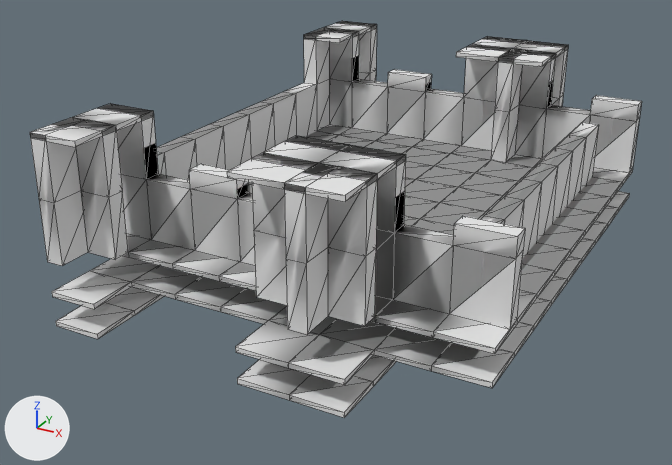
What one commit did to the OBJ model map0_felucca/britain/building_035_1672_1766/model_base.obj.
Camera for both pictures: a camera (50 mm lens) standing at (7.71, -16.16, 8.33) and looking at (-0.68, -0.9, 0.7). Lighting does not change. The marker at lower left points along +X, +Y and +Z. The older version comes first. Mesh edges are drawn as thin lines. Where no turn or scale is listed for an object, it has been applied to the vertices. Vertices at exactly the same position are counted once.

Objects in the first picture: 'BuildingMesh'.
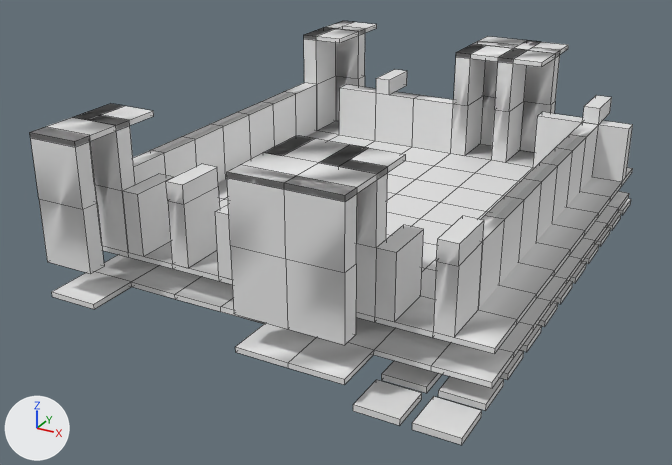
Diff of the bpy script that builds the scene:
```diff
--- a/map0_felucca/britain/building_035_1672_1766/model_base.obj.py
+++ b/map0_felucca/britain/building_035_1672_1766/model_base.obj.py
@@ me_buildingmesh @@
-me_buildingmesh.from_pydata(...)  # 690 vertices, 2736 faces; spans x -4.0..4.0, y -5.5..5.5, z -0.1..3.6
-me_buildingmesh.materials.append(mat_building_base)  # white #e7e7e7
+me_buildingmesh.from_pydata(...)  # 470 vertices, 731 faces; spans x -4.0..4.0, y -5.5..5.5, z -0.1..3.6
+# me_buildingmesh part 1: the loose piece of 18 vertices spanning x 0.0..2.0, y -5.5..-3.5, z -0.1..0.0 is deleted
+# me_buildingmesh part 2: 1 vertex moved from x -3.65, y 3.5, z 0.0 to x -4.0, y 4.5, z 0.0; 230 vertices removed from x -4.0..4.0, y -5.5..5.5, z -0.1..3.6; 10 vertices added at x -4.0..-3.0, y 3.5..5.5, z -0.1..0.0
+# other edits to the shape of me_buildingmesh do not show in these pictures
+me_buildingmesh.materials.append(mat_mat_pisos)  # white #e7e7e7
@@ ob_paredes_internas_divisorias @@
+ob_paredes_internas_divisorias = bpy.data.objects.new('Paredes_Internas_Divisorias', me_paredes_internas_divisorias)  # 120 vertices, 112 faces; spans x -3.0..3.0, y -4.5..4.5, z 1.2..3.6; in mat_mat_parede_interna (white #e7e7e7)
+ob_paredes_internas_divisorias.location = (0.0, 0.0, 0.0)
@@ ob_parede_externa_sul @@
+ob_parede_externa_sul = bpy.data.objects.new('Parede_Externa_Sul', me_parede_externa_sul)  # 51 vertices, 55 faces; spans x -4.0..2.0, y 4.5..5.5, z 1.2..3.6; in mat_mat_parede_externa (white #e7e7e7)
+ob_parede_externa_sul.location = (0.0, 0.0, 0.0)
@@ ob_parede_externa_oeste @@
+ob_parede_externa_oeste = bpy.data.objects.new('Parede_Externa_Oeste', me_parede_externa_oeste)  # 61 vertices, 69 faces; spans x -4.0..-3.0, y -4.5..4.5, z 0.0..3.6; in mat_mat_parede_externa (white #e7e7e7)
+ob_parede_externa_oeste.location = (0.0, 0.0, 0.0)
@@ ob_parede_externa_norte @@
+ob_parede_externa_norte = bpy.data.objects.new('Parede_Externa_Norte', me_parede_externa_norte)  # 30 vertices, 31 faces; spans x -4.0..2.0, y -5.5..-5.15, z 1.2..3.6; in mat_mat_parede_externa (white #e7e7e7)
+ob_parede_externa_norte.location = (0.0, 0.0, 0.0)
@@ ob_parede_externa_leste @@
+ob_parede_externa_leste = bpy.data.objects.new('Parede_Externa_Leste', me_parede_externa_leste)  # 55 vertices, 59 faces; spans x 3.0..4.0, y -4.5..4.5, z 0.0..2.76; in mat_mat_parede_externa (white #e7e7e7)
+ob_parede_externa_leste.location = (0.0, 0.0, 0.0)
@@ ob_moveis_decoracoes @@
+ob_moveis_decoracoes = bpy.data.objects.new('Moveis_Decoracoes', me_moveis_decoracoes)  # 160 vertices, 120 faces; spans x 2.1..3.9, y -5.4..5.4, z 0.0..0.12; in mat_mat_moveis (white #e7e7e7)
+ob_moveis_decoracoes.location = (0.0, 0.0, 0.0)
```

Boxes (x1, y1, x2, y2) around the edits, measured in the pictures (672 x 465 px):
'BuildingMesh', reshaped (8% shorter): before (30, 21, 642, 418); after (30, 21, 633, 388)
'Paredes_Internas_Divisorias', added: after (122, 44, 583, 322)
'Parede_Externa_Norte', added: after (30, 129, 357, 345)
'Parede_Externa_Leste', added: after (433, 95, 633, 337)
'Parede_Externa_Oeste', added: after (74, 28, 336, 252)
'Moveis_Decoracoes', added: after (353, 199, 631, 445)
'Parede_Externa_Sul', added: after (324, 21, 560, 152)
part 1 of me_buildingmesh, deleted: before (237, 355, 397, 418)
part 2 of me_buildingmesh, reshaped: before (31, 21, 642, 339)
